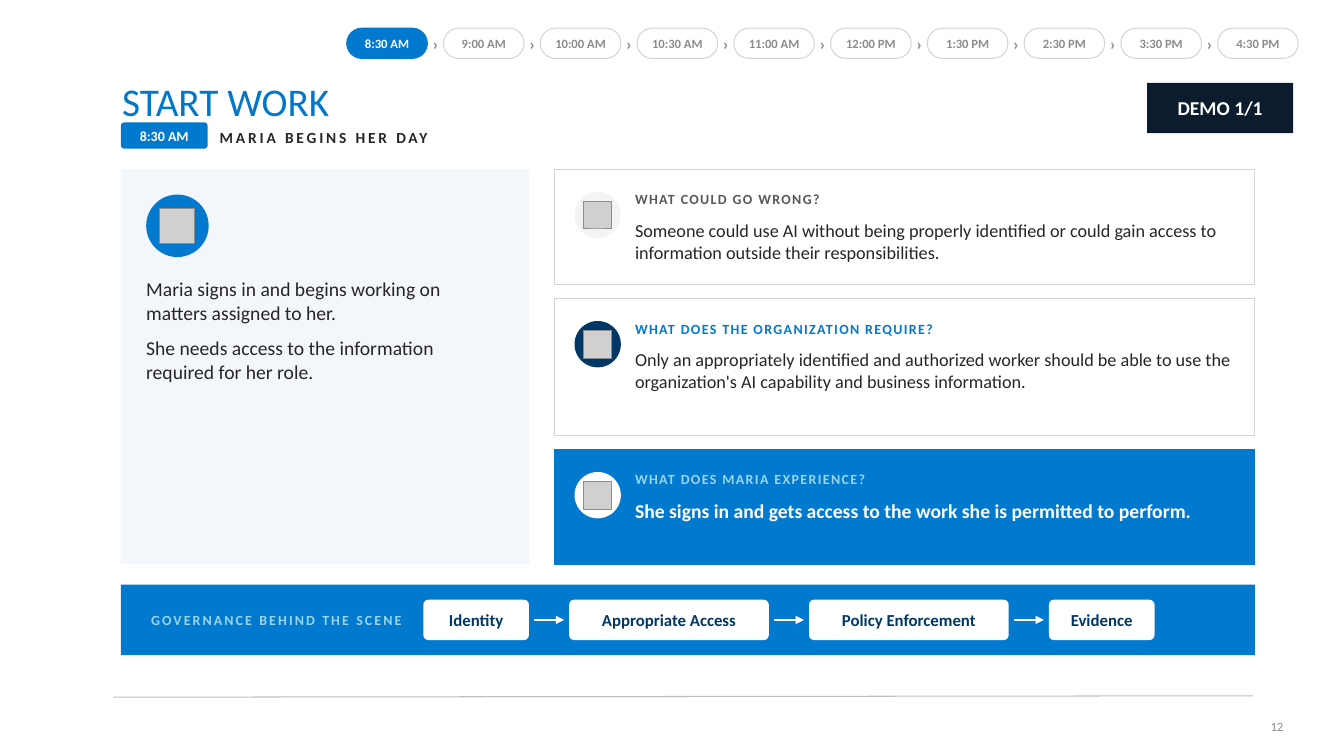
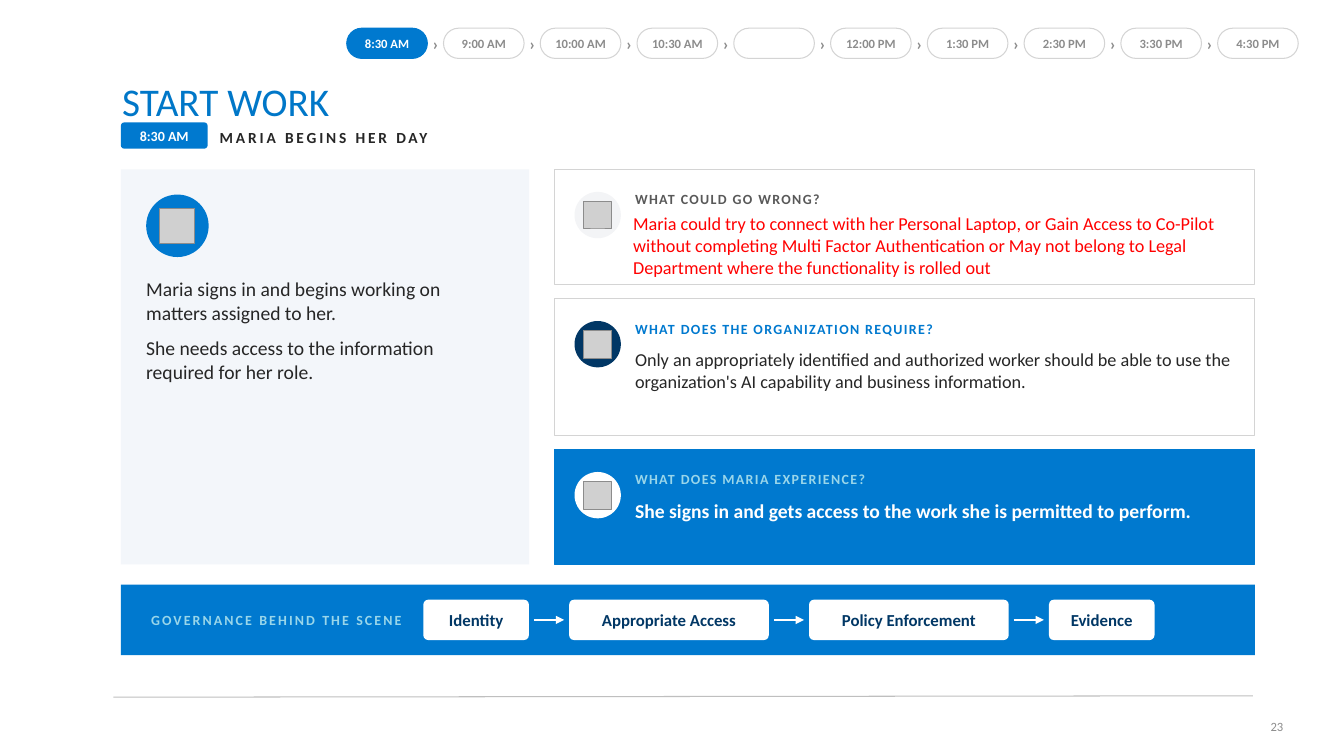
Before and after one commit to gauthiii/bhuc, a slide deck: slide 23 of Workshop_09_24.pptx (slide 12 before the commit). Drawn at 1344x756 pixels with LibreOffice and Linux fonts; fonts in the diff are those of the drawing; grey boxes stand for pictures. Boxes give left, top, right and bottom in pixels: in the first picture for what was removed or moved away, otherwise in the second. Text is boxed around its words. In the diff, an @@ line names an element or a change of style, - is before the commit and + after.

```diff
--- a/Workshop_09_24.pptx
+++ b/Workshop_09_24.pptx
@@ text in rounded rectangle at (749,40,800,48): text removed @@
-11:00 AM
@@ rectangle removed at (1147,83,1294,133) @@
@@ text removed at (1178,101,1262,116) @@
-DEMO 1/1
@@ text at (633,217,1214,277): text changed; text colour #262626 to #FF0000 @@
-Someone could use AI without being properly identified or could gain access to information outside their responsibilities.
+Maria could try to connect with her Personal Laptop, or Gain Access to Co-Pilot without completing Multi Factor Authentication or May not belong to Legal Department where the functionality is rolled out
```
Also in this commit, not shown: 7 other slides changed, 12 slides added, 1 slide removed, 3 other files.
